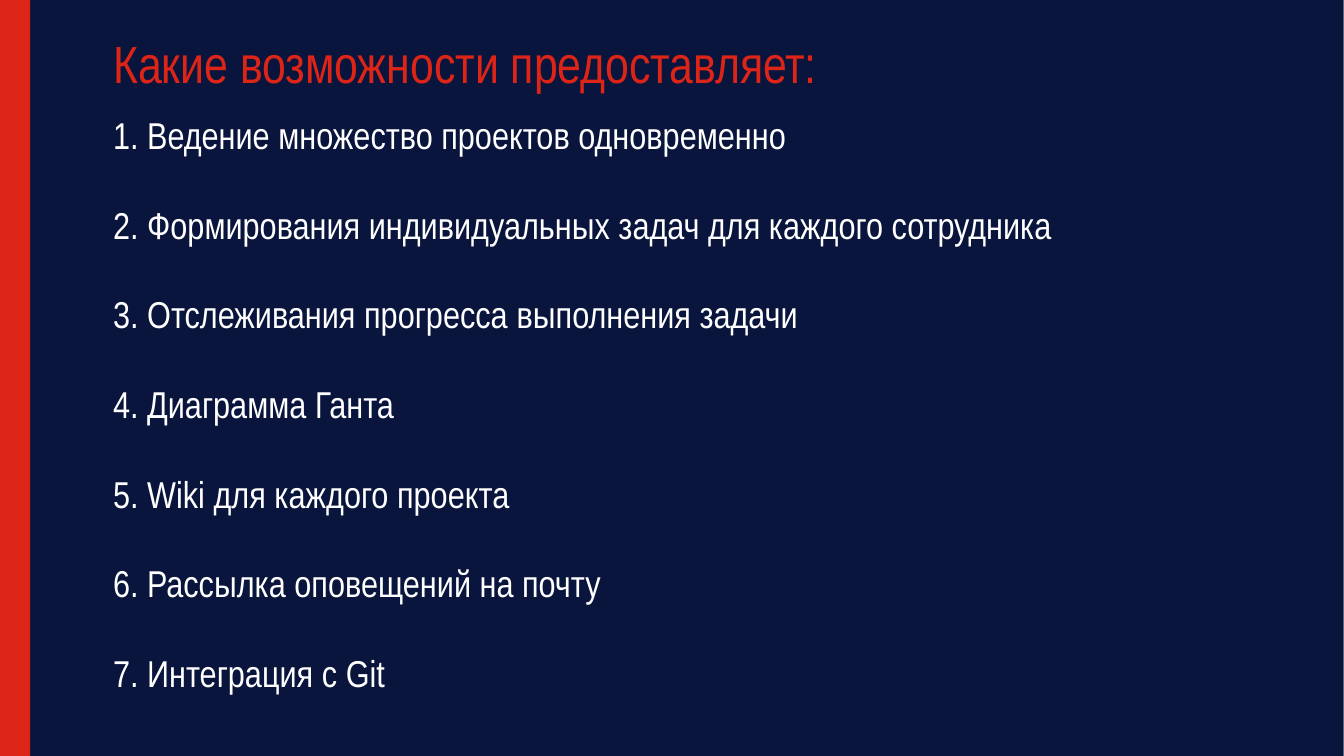
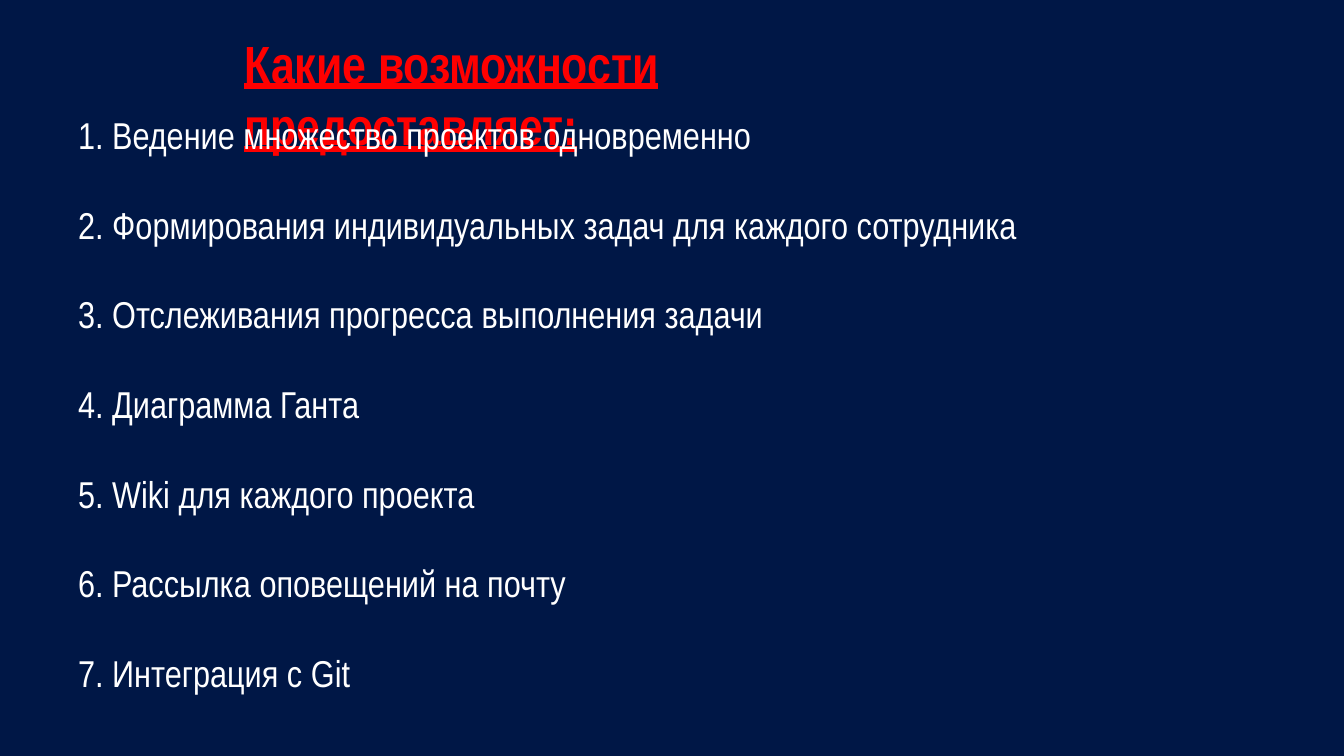
Before and after one commit to gddno/Redmine, a slide deck: slide 9 of Redmine.pptx. Drawn at 1344x756 pixels with LibreOffice and Linux fonts; fonts in the diff are those of the drawing. Boxes give left, top, right and bottom in pixels: in the first picture for what was removed or moved away, otherwise in the second. Text is boxed around its words. In the diff, an @@ line names an element or a change of style, - is before the commit and + after.

```diff
--- a/Redmine.pptx
+++ b/Redmine.pptx
@@ background #FFFFFF to #001746 @@
@@ rectangle removed at (0, 0, 30, 755) @@
@@ rectangle removed at (1, 1, 1343, 756) @@
@@ title "Какие возможности предоставляет:": place and size @@
-title "Какие возможности предоставляет:" at (113, 47, 817, 93)
+title "Какие возможности предоставляет:" at (244, 47, 658, 156)
@@ title "Какие возможности предоставляет:" at (244, 47, 658, 156): text colour #DC2417 to #FF0000, bold on, underline on @@
@@ text "1. Ведение множество проектов одновременно" rewrapped from (113, 123, 1052, 694) to (78, 119, 1017, 694) @@
```
Also in this commit, not shown: 8 other slides changed, 4 slides added, 3 slides removed, 7 other files.
